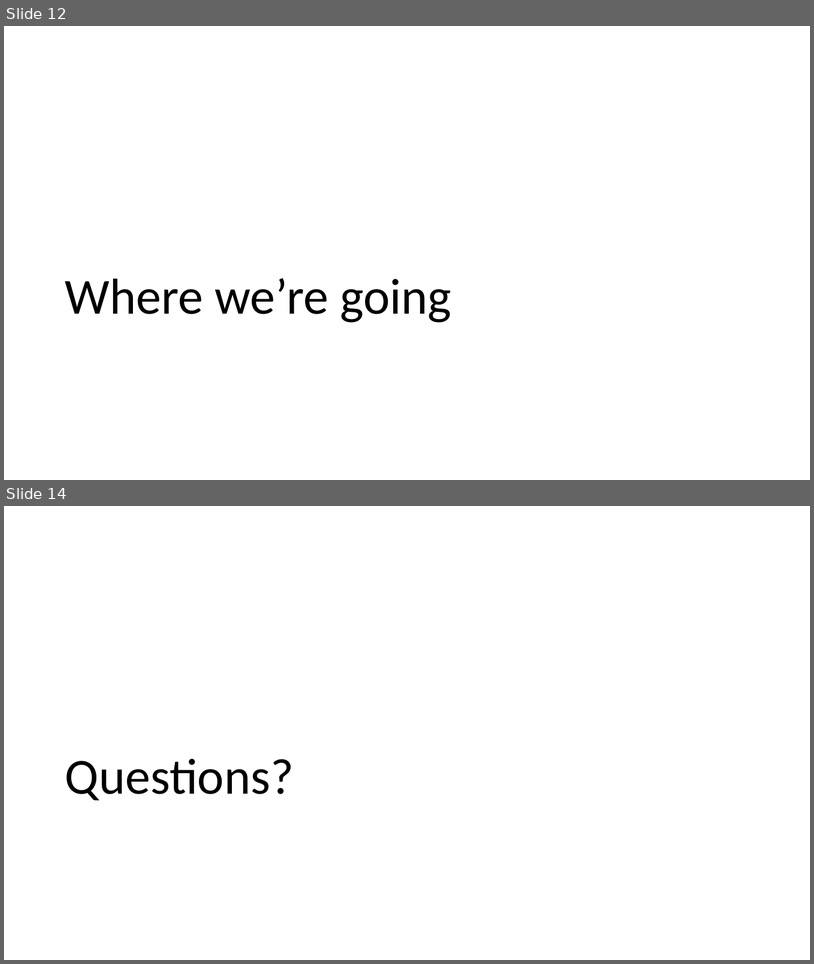
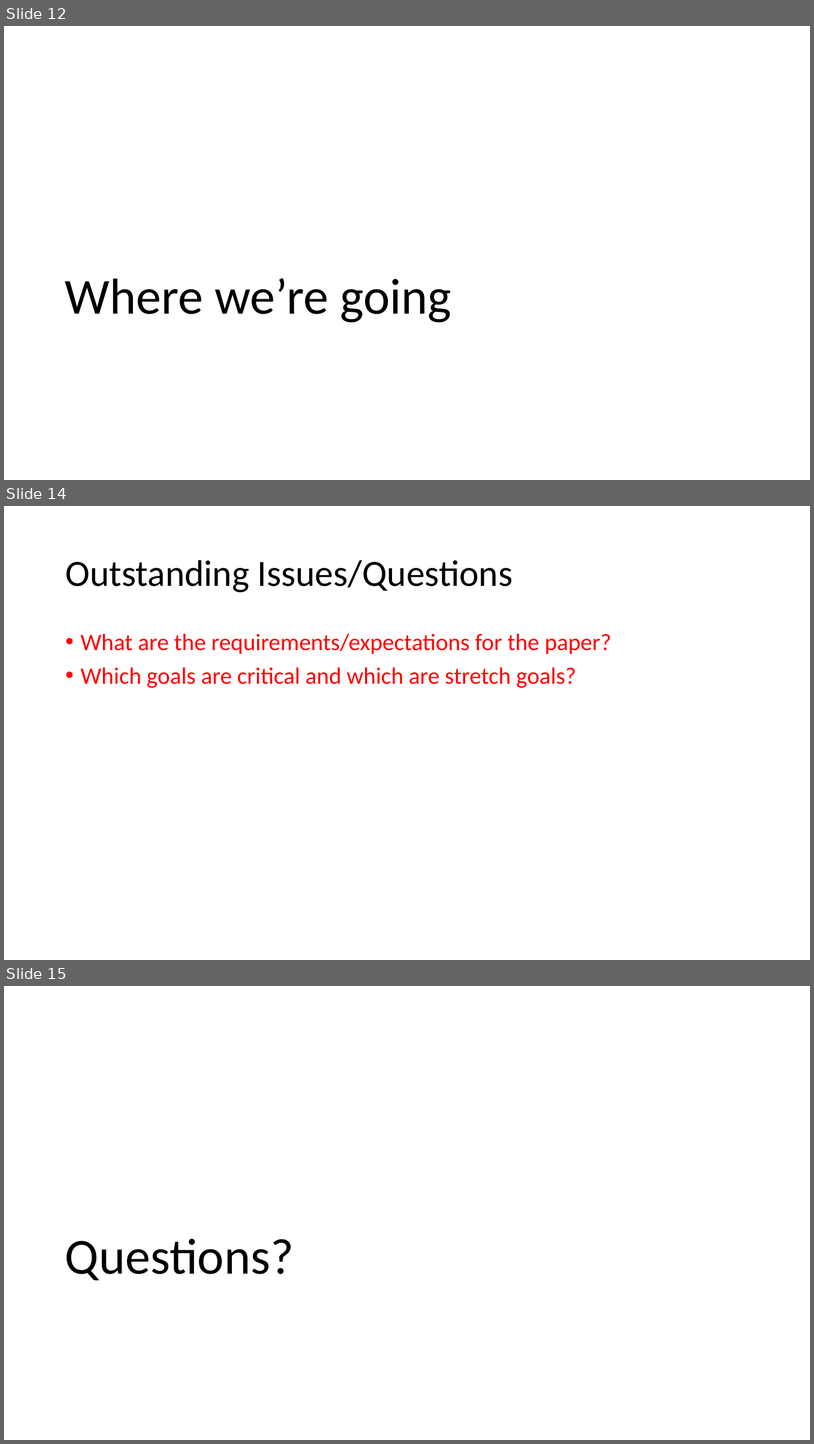
Before and after one commit to jbw3/CPE621Project, a slide deck: docs/AMDeSS_MidtermProgressReport.pptx. Shown one above the other, each under a label of ours: slides 12 and 14 before the commit, slides 12, 14 and 15 after it; the slides between them are not shown. The pictures are 814x964 and 814x1444 pixels, drawn with LibreOffice and Linux fonts; fonts in the diff are those of the drawing. Boxes give left, top, right and bottom in pixels: in the first picture for what was removed or moved away, otherwise in the second. Text is boxed around its words. In the diff, an @@ line names an element or a change of style, - is before the commit and + after.

Commit message:
Added some outstanding issues
Questions for Dr. Jovanov (should they be in our presentation?)

```diff
--- a/docs/AMDeSS_MidtermProgressReport.pptx
+++ b/docs/AMDeSS_MidtermProgressReport.pptx
@@ slide 14 added at <box>4,506,810,960</box>, background #FFFFFF @@
@@ title added at <box>65,560,513,592</box>, 44 pt, text #000000 @@
+Outstanding Issues/Questions
@@ text added at <box>81,633,612,688</box>, 28 pt, text #FF0000 @@
+• What are the requirements/expectations for the paper?
+• Which goals are critical and which are stretch goals?
@@ what was slide 14 is now slide 15 @@
```
Also in this commit, not shown: 1 slide changed.
